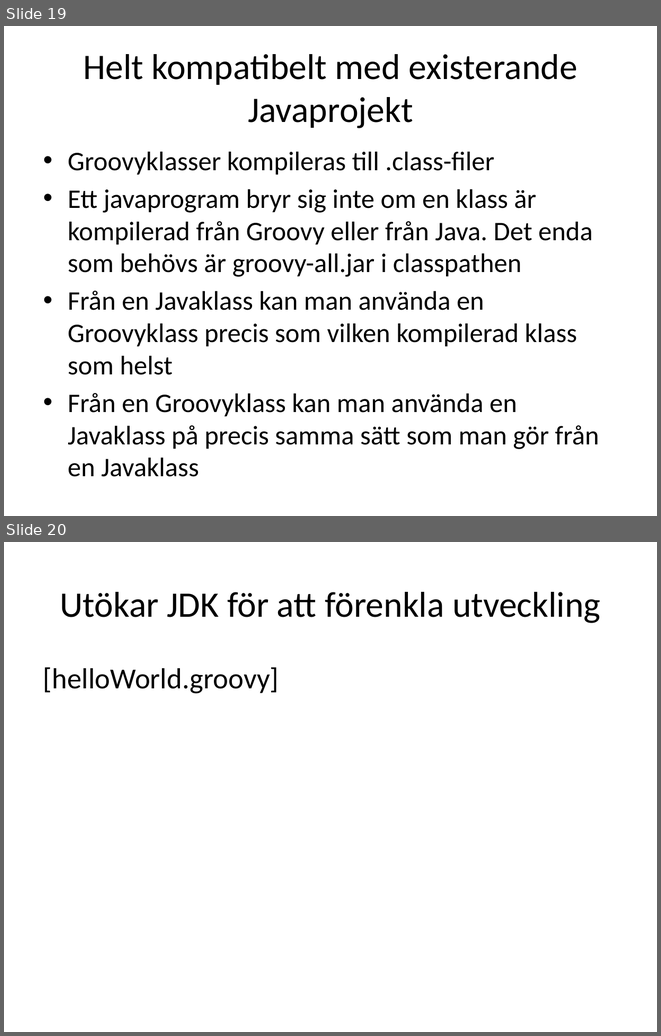
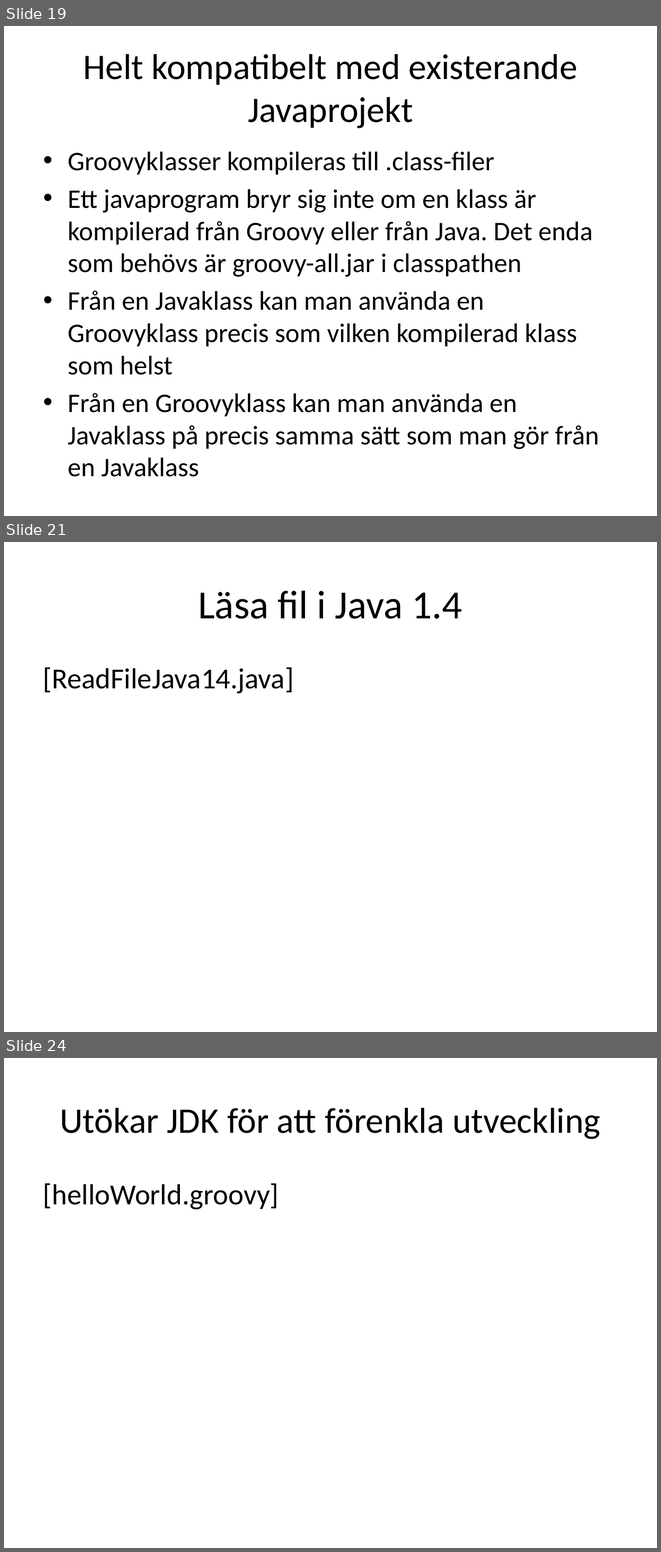
Before and after one commit to me97esn/groovyseminarium, a slide deck: groovyseminarie/dokument/groovyseminarium_source.pptx. Shown one above the other, each under a label of ours: slides 19 and 20 before the commit, slides 19, 21 and 24 after it; the slides between them are not shown. The pictures are 661x1036 and 661x1552 pixels, drawn with LibreOffice and Linux fonts; fonts in the diff are those of the drawing. Boxes give left, top, right and bottom in pixels: in the first picture for what was removed or moved away, otherwise in the second. Text is boxed around its words. In the diff, an @@ line names an element or a change of style, - is before the commit and + after.

Commit message:
lagt till filläsning i java

```diff
--- a/groovyseminarie/dokument/groovyseminarium_source.pptx
+++ b/groovyseminarie/dokument/groovyseminarium_source.pptx
@@ slide 21 added at bbox=[4, 542, 657, 1032], background #FFFFFF @@
@@ title added at bbox=[198, 590, 462, 619], 44 pt, text #000000 @@
+Läsa fil i Java 1.4
@@ text added at bbox=[43, 667, 294, 694], 32 pt, text #000000 @@
+[ReadFileJava14.java]
@@ what was slide 20 is now slide 24 @@
```
Also in this commit, not shown: 3 other slides added, 2 slides removed, 2 other files.
